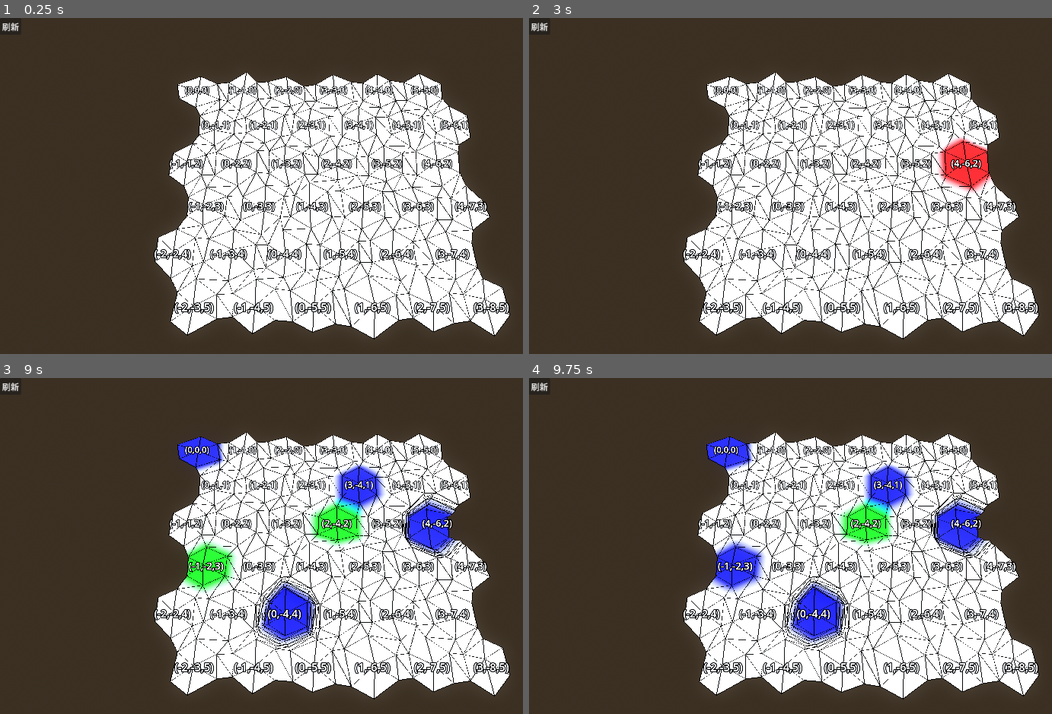
Above: before the commit, frames 1-4 (two rows, left to right).
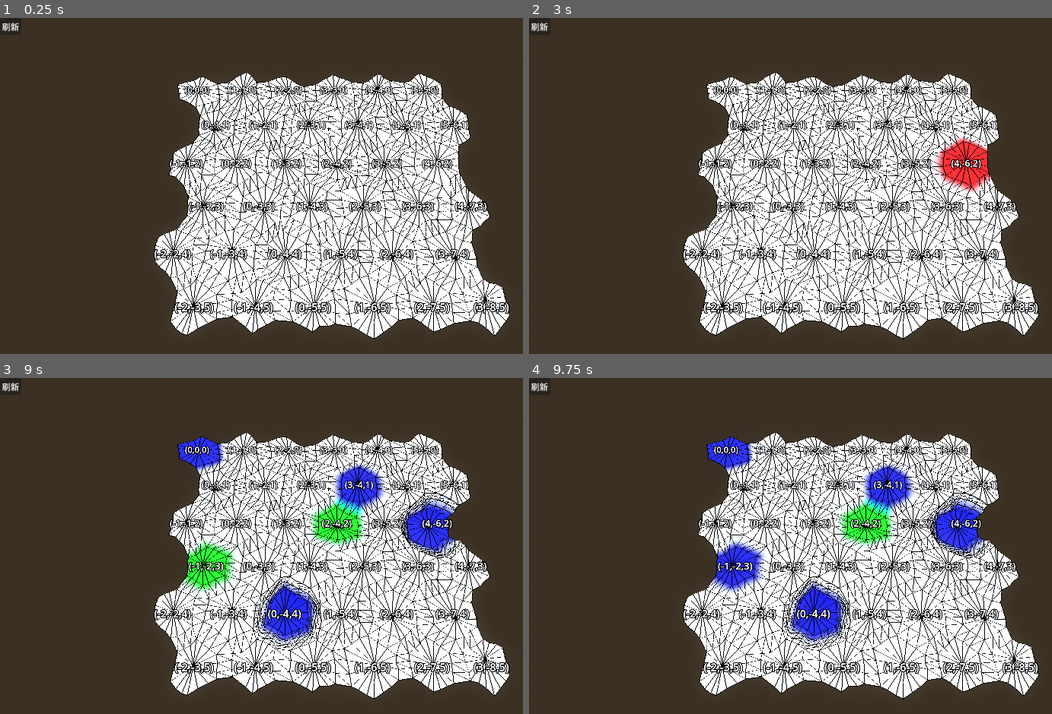
Above: after the commit, the same moments.

Repository: LiGameAcademy/godot_hex_map
Game: Godot game, scene res://scenes/main.tscn
The game is run twice, just before and just after one commit, with the same random seed, the same clock (stepped at 60 frames per second) and the same inputs.
Inputs (mouse positions are in pixels of both pictures, inside the frame that each line leads up to):
- Up to frame 1 (0.25 s): no input
- Up to frame 2 (3 s): click "刷新" at 0.5 s; click "刷新" at 1.25 s; click "刷新" at 2 s; tap Enter at 2.75 s; move the mouse to (968, 172) at 2.77 s; tap 1 at 2.85 s; click (968, 172) at 2.92 s
- Up to frame 3 (9 s): tap Space at 3.5, 5, 6.5 s; move the mouse to (183, 566) at 3.52 s; tap 2 at 3.6, 7.35 s; click (183, 566) at 3.67 s; tap Enter at 4.25, 5.75 s; move the mouse to (366, 472) at 4.27 s; tap 3 at 4.35, 8.1 s; click (366, 472) at 4.42 s; move the mouse to (271, 616) at 5.02 s; tap Q at 5.1, 8.85 s; click (271, 616) at 5.17 s; move the mouse to (486, 599) at 5.77 s; tap E at 5.85 s; click (486, 599) at 5.92 s; move the mouse to (120, 498) at 6.52 s; tap 1 at 6.6 s; click (120, 498) at 6.67 s; move the mouse to (334, 549) at 7.27 s; click (334, 549) at 7.42 s; move the mouse to (214, 462) at 8.02 s; click (214, 462) at 8.17 s; move the mouse to (439, 532) at 8.77 s; click (439, 532) at 8.92 s
- Up to frame 4 (9.75 s): move the mouse to (712, 566) at 9.52 s; tap E at 9.6 s; click (712, 566) at 9.67 s

The runs differ from the first frame. In frame 1, 5.4% of the frame differs, in the area x 29-98%, y 16-96%; in frame 2, 5.6%; in frame 3, 5.9%; in frame 4, 5.9%.

Commit message:
11-噪声扰动：边细分与条带剖分

Diff:
--- a/scripts/hex_mesh.gd
+++ b/scripts/hex_mesh.gd
@@ -35,61 +35,77 @@
 	var center := cell.position
 	var v1 := center + HexMetrics.get_first_solid_corner(direction)
 	var v2 := center + HexMetrics.get_second_solid_corner(direction)
-	_add_triangle([center, v1, v2], [cell.color, cell.color, cell.color])
+
+	#var e1 := v1.lerp(v2, 1.0 / 3.0)
+	#var e2 := v1.lerp(v2, 2.0 / 3.0)
+
+	#_add_triangle([center, v1, e1], [cell.color, cell.color, cell.color])
+	#_add_triangle([center, e1, e2], [cell.color, cell.color, cell.color])
+	#_add_triangle([center, e2, v2], [cell.color, cell.color, cell.color])
+	var edge := _make_edge(v1, v2)
+	_triangulate_fan(center, edge, cell.color)
 
 	#_add_quad([v1, v2, v3, v4], [cell.color, cell.color, bridge_color, bridge_color])
 	if direction <= HexCell.HexDirection.SE:
-		_triangulate_connection(cell, direction as HexCell.HexDirection, v1, v2)
-
-func _triangulate_connection(cell: HexCell, dir_index: HexCell.HexDirection, v1: Vector3, v2: Vector3) -> void:
+		_triangulate_connection(cell, direction as HexCell.HexDirection, edge)
+
+func _triangulate_connection(cell: HexCell, dir_index: HexCell.HexDirection, edge: PackedVector3Array) -> void:
 	var neighbor := cell.get_neighbor(dir_index as HexCell.HexDirection)
 	if neighbor == null:
-		#neighbor = cell
 		return
 	var bridge := HexMetrics.get_bridge(dir_index)
-	var v3 := v1 + bridge
-	var v4 := v2 + bridge
-	v3.y = neighbor.position.y ; v4.y = v3.y
-
+	bridge.y = neighbor.position.y - cell.position.y
+
+	var v3 := edge[0] + bridge
+	var v4 := edge[-1] + bridge
+
+	var edge2 := _make_edge(v3, v4)
 	if cell.get_edge_type(dir_index as HexCell.HexDirection) == HexMetrics.HexEdgeType.SLOPE:
-		_triangulate_edge_terraces([v1, v2, v3, v4], cell, neighbor)
-	else:
-		_add_quad([v1, v2, v3, v4], [cell.color, cell.color, neighbor.color, neighbor.color])
+		_triangulate_edge_terraces(edge, edge2, cell, neighbor)
+	else:
+		_triangulate_strip(edge, edge2, cell.color, neighbor.color)
 
 	var next_dir := cell.next_direction(dir_index)
 	var next_neighbor = cell.get_neighbor(next_dir)
 	if is_instance_valid(next_neighbor) and dir_index < HexCell.HexDirection.SE:
-		var v5 := v2 + HexMetrics.get_bridge(next_dir)
+		var v5 := edge[-1] + HexMetrics.get_bridge(next_dir)
 		v5.y = next_neighbor.position.y
 		#_add_triangle([v2, v4, v5], [cell.color, neighbor.color, next_neighbor.color])
 		if cell.elevation <= neighbor.elevation:
 			if cell.elevation <= next_neighbor.elevation:
-				_triangulate_corner(v2, v4, v5, cell, neighbor, next_neighbor)
+				_triangulate_corner(edge[-1], v4, v5, cell, neighbor, next_neighbor)
 			else:
-				_triangulate_corner(v5, v2, v4, next_neighbor, cell, neighbor)
+				_triangulate_corner(v5, edge[-1], v4, next_neighbor, cell, neighbor)
 		elif neighbor.elevation <= next_neighbor.elevation:
-			_triangulate_corner(v4, v5, v2, neighbor, next_neighbor, cell)
-		else:
-			_triangulate_corner(v5, v2, v4, next_neighbor, cell, neighbor)
-
-func _triangulate_edge_terraces(vertices: PackedVector3Array, begin_cell: HexCell, end_cell: HexCell) -> void:
+			_triangulate_corner(v4, v5, edge[-1], neighbor, next_neighbor, cell)
+		else:
+			_triangulate_corner(v5, edge[-1], v4, next_neighbor, cell, neighbor)
+
+func _triangulate_edge_terraces(edge: PackedVector3Array, edge2: PackedVector3Array, begin_cell: HexCell, end_cell: HexCell) -> void:
 	var begin_color := begin_cell.color
 	var end_color := end_cell.color
 
-	var v3 := HexMetrics.terrace_lerp(vertices[0], vertices[2], 1)
-	var v4 := HexMetrics.terrace_lerp(vertices[1], vertices[3], 1)
+	#var v3 := HexMetrics.terrace_lerp(vertices[0], vertices[2], 1)
+	#var v4 := HexMetrics.terrace_lerp(vertices[1], vertices[3], 1)
+	var e2 := _terrace_lerp_edge(edge, edge2, 1)
 	var c2 := HexMetrics.terrace_lerp_color(begin_color, end_color, 1)
 
-	_add_quad([vertices[0], vertices[1], v3, v4], [begin_color, begin_color, c2, c2])
+	#_add_quad([vertices[0], vertices[1], v3, v4], [begin_color, begin_color, c2, c2])
+	_triangulate_strip(edge, e2, begin_cell.color, c2)
+
 	for i in range(2, HexMetrics.TERRACE_STEPS):
-		var v1 = v3
-		var v2 = v4
+		#var v1 = v3
+		#var v2 = v4
+		var e1 := e2
 		var c1 = c2
-		v3 = HexMetrics.terrace_lerp(vertices[0], vertices[2], i)
-		v4 = HexMetrics.terrace_lerp(vertices[1], vertices[3], i)
-		c2 = HexMetrics.terrace_lerp_color(begin_cell.color, end_cell.color, i)
-		_add_quad([v1, v2, v3, v4], [c1, c1, c2, c2])
-	_add_quad([v3, v4, vertices[2], vertices[3]], [c2, c2, end_color, end_color])
+		#v3 = HexMetrics.terrace_lerp(vertices[0], vertices[2], i)
+		#v4 = HexMetrics.terrace_lerp(vertices[1], vertices[3], i)
+		e2 = _terrace_lerp_edge(edge, edge2, i)
+		c2 = HexMetrics.terrace_lerp_color(begin_color, end_color, i)
+		#_add_quad([v1, v2, v3, v4], [c1, c1, c2, c2])
+		_triangulate_strip(e1, e2, c1, c2)
+	#_add_quad([v3, v4, vertices[2], vertices[3]], [c2, c2, end_color, end_color])
+	_triangulate_strip(e2, edge2, c2, end_color)
 
 func _triangulate_corner(
 		bottom_v: Vector3, left_v: Vector3, right_v: Vector3,
@@ -176,6 +192,30 @@
 		_add_triangle([v1, v2, boundary_v], [c1, c2, boundary_color])
 
 	_add_triangle([v2, left_v, boundary_v], [c2, left_color, boundary_color])
+
+func _triangulate_fan(center: Vector3, edge: PackedVector3Array, color: Color) -> void:
+	var colors := [color, color, color]
+	for i in range(edge.size() - 1):
+		_add_triangle([center, edge[i], edge[i + 1]], colors)
+
+func _triangulate_strip(from: PackedVector3Array, to: PackedVector3Array, c1: Color, c2: Color) -> void:
+	var colors := [c1, c1, c2, c2]
+	for i in range(from.size() - 1):
+		_add_quad([from[i], from[i + 1], to[i], to[i + 1]], colors)
+
+func _make_edge(a: Vector3, b: Vector3, outer_step: float = 0.25) -> PackedVector3Array:
+	var vs : PackedVector3Array
+	var count := 1 / outer_step
+	for i in range(count):
+		vs.append(a.lerp(b, i / (count - 1)))
+	return vs
+
+func _terrace_lerp_edge(a: PackedVector3Array, b: PackedVector3Array, step: int) -> PackedVector3Array:
+	var o: PackedVector3Array = []
+	o.resize(a.size())
+	for i in range(a.size()):
+		o[i] = HexMetrics.terrace_lerp(a[i], b[i], step)
+	return o
 
 func _add_quad(vertices: PackedVector3Array, colors: PackedColorArray, perturb: bool = true) -> void:
 	_add_triangle([vertices[0], vertices[2], vertices[3]], [colors[0], colors[2], colors[3]], perturb)
